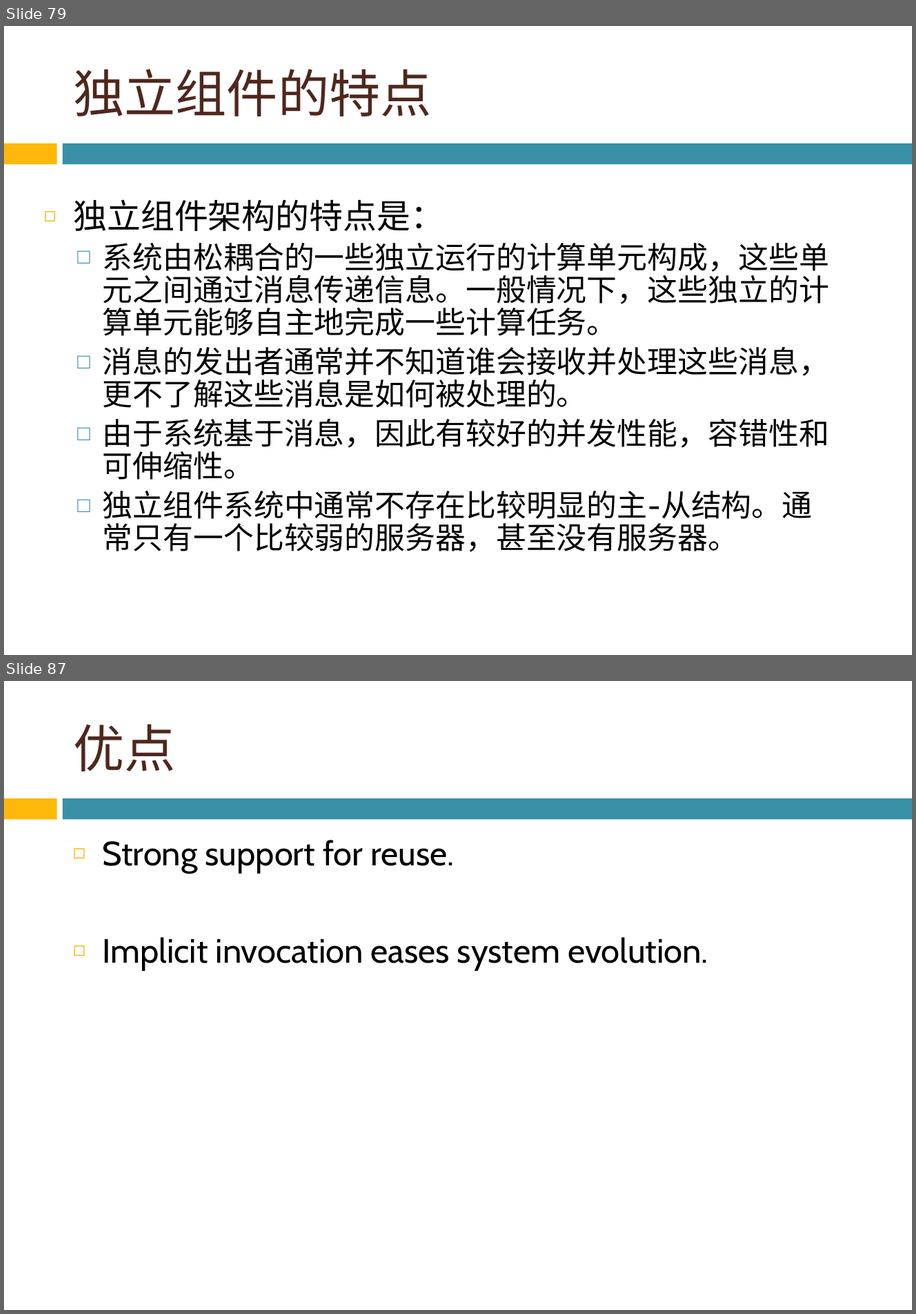
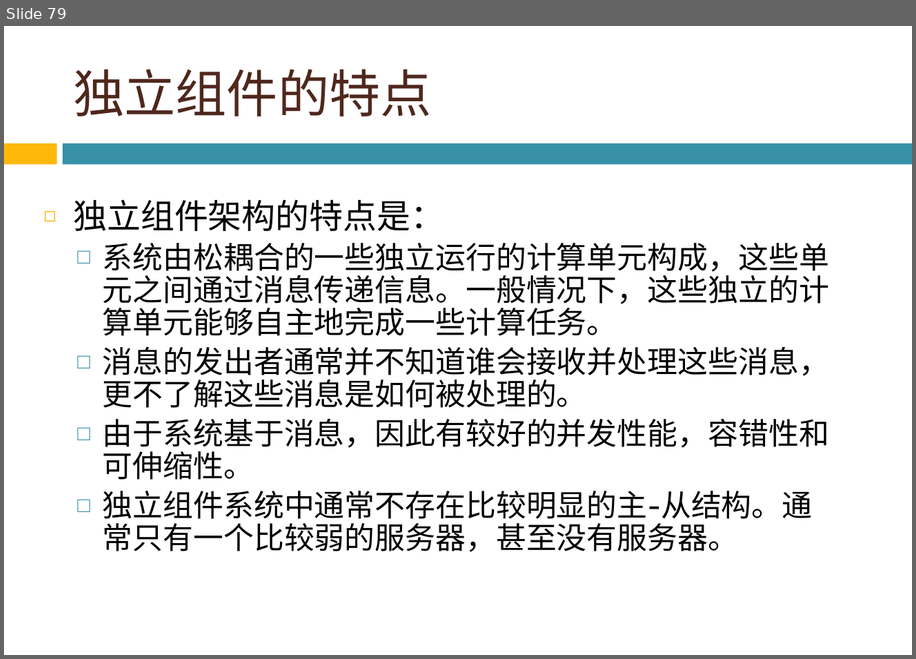
Before and after one commit to bonkboykz/jz81.github.io, a slide deck: course/smt/LectureNotes/(Spring2016)Lecture4.pptx. Shown one above the other, each under a label of ours: slides 79 and 87 before the commit, slide 79 after it; the slides between them are not shown. The pictures are 916x1314 and 916x659 pixels, drawn with LibreOffice and Linux fonts; fonts in the diff are those of the drawing; background and template pictures are left out. Boxes give left, top, right and bottom in pixels: in the first picture for what was removed or moved away, otherwise in the second. Text is boxed around its words. In the diff, an @@ line names an element or a change of style, - is before the commit and + after.

```diff
--- a/course/smt/LectureNotes/(Spring2016)Lecture4.pptx
+++ b/course/smt/LectureNotes/(Spring2016)Lecture4.pptx
@@ slide 87 removed at box(4, 681, 912, 1310), background picture (left out); not listed: 2 template elements that a slide beside it also shows @@
@@ title removed at box(73, 724, 175, 771) @@
-优点
@@ text removed at box(103, 840, 708, 970) @@
-◻ Strong support for reuse.
-◻ Implicit invocation eases system evolution.
```
Also in this commit, not shown: 8 other slides removed, 2 other files.
